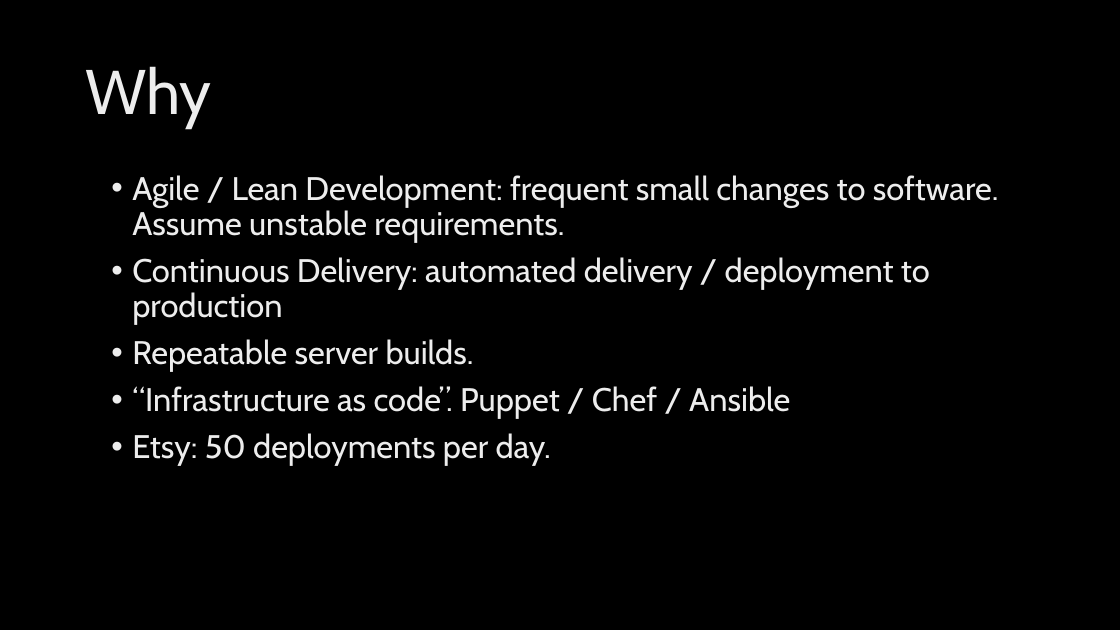
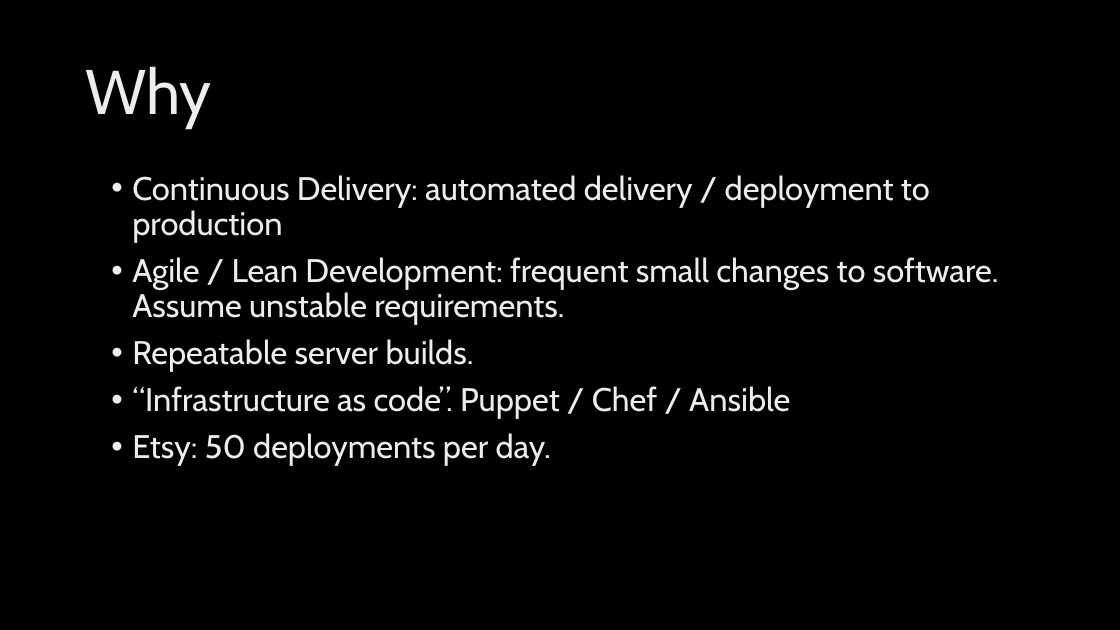
Before and after one commit to poedevop-fm/Database-Refactoring-Demo, a slide deck: slide 4 of Triggers & Refactoring.pptx. Drawn at 1120x630 pixels with LibreOffice and Linux fonts; fonts in the diff are those of the drawing; background and template pictures are left out. Boxes give left, top, right and bottom in pixels: in the first picture for what was removed or moved away, otherwise in the second. Text is boxed around its words. In the diff, an @@ line names an element or a change of style, - is before the commit and + after.

```diff
--- a/Triggers & Refactoring.pptx
+++ b/Triggers & Refactoring.pptx
@@ text at bbox=[132, 175, 930, 243]: paragraph added @@
+• Continuous Delivery: automated delivery / deployment to production
@@ text at bbox=[132, 257, 930, 325]: paragraph removed @@
-• Continuous Delivery: automated delivery / deployment to production
```
Also in this commit, not shown: 3 other slides changed, 1 slide added, 5 other files.
